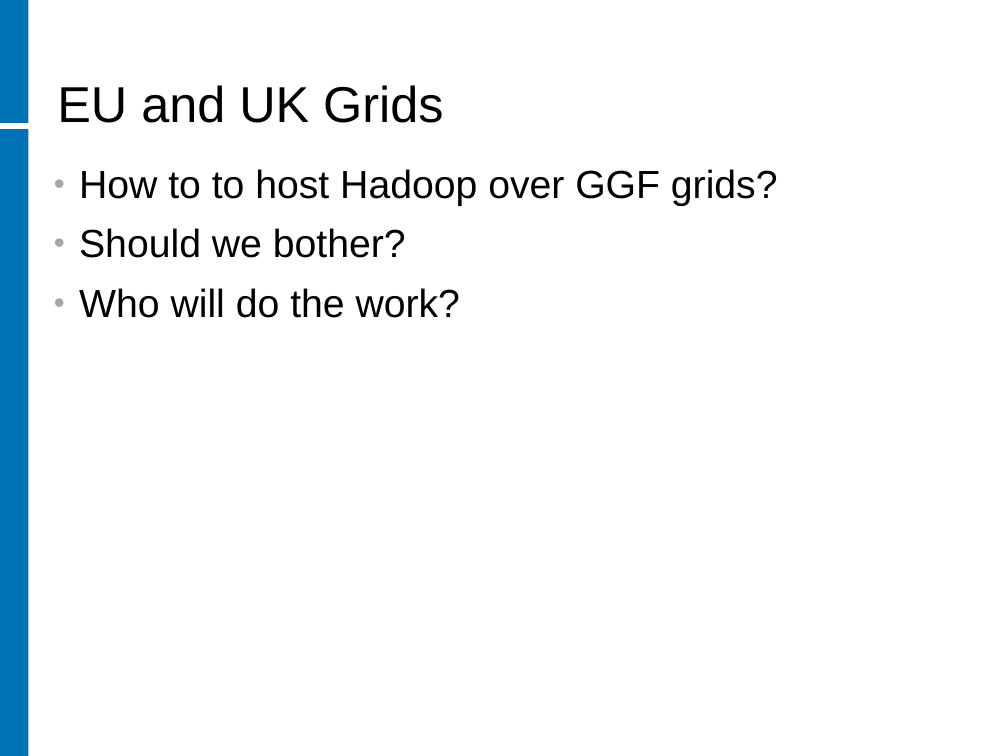
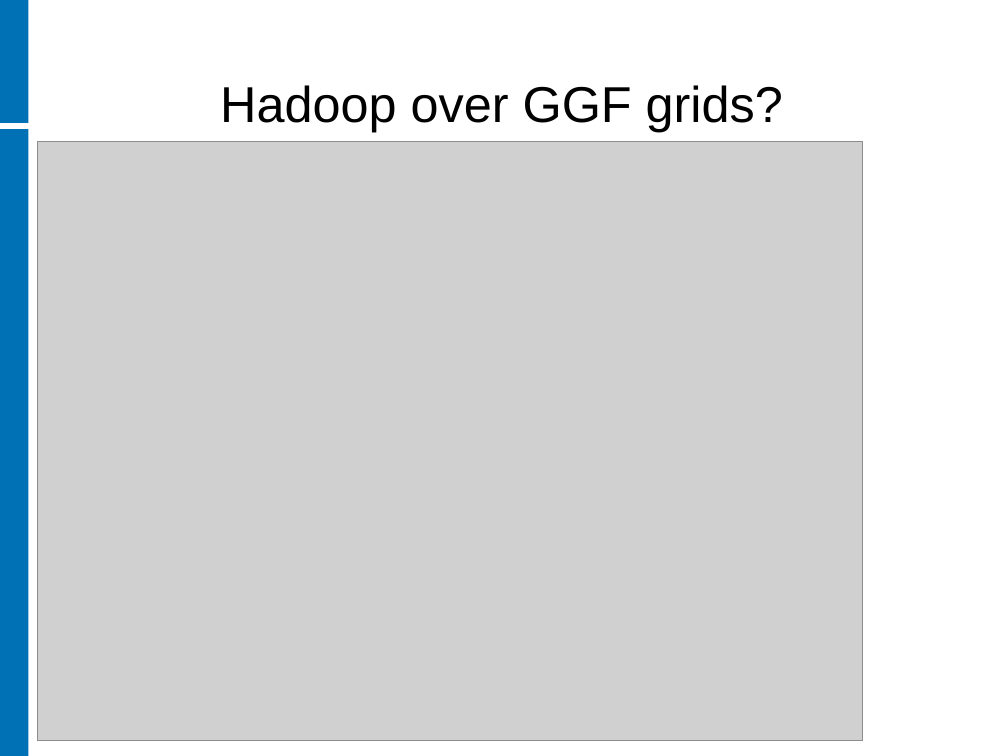
Before and after one commit to rhusar/smartfrog, a slide deck: slide 5 of core/components/hadoop/doc/workshop/hadoop_and_universities.ppt. Drawn at 1008x756 pixels with LibreOffice and Linux fonts; fonts in the diff are those of the drawing; grey boxes stand for pictures; background and template pictures are left out. Boxes give left, top, right and bottom in pixels: in the first picture for what was removed or moved away, otherwise in the second. Text is boxed around its words. In the diff, an @@ line names an element or a change of style, - is before the commit and + after.

```diff
--- a/core/components/hadoop/doc/workshop/hadoop_and_universities.ppt
+++ b/core/components/hadoop/doc/workshop/hadoop_and_universities.ppt
@@ title at (220,85,783,132): text changed @@
-EU and UK Grids
+Hadoop over GGF grids?
@@ picture added at (37,141,863,741) @@
@@ text removed at (79,169,778,318) @@
-• How to to host Hadoop over GGF grids?
-• Should we bother?
-• Who will do the work?
```
Also in this commit, not shown: 6 other slides changed, 1 slide added, 1 slide removed, 1 other file.
